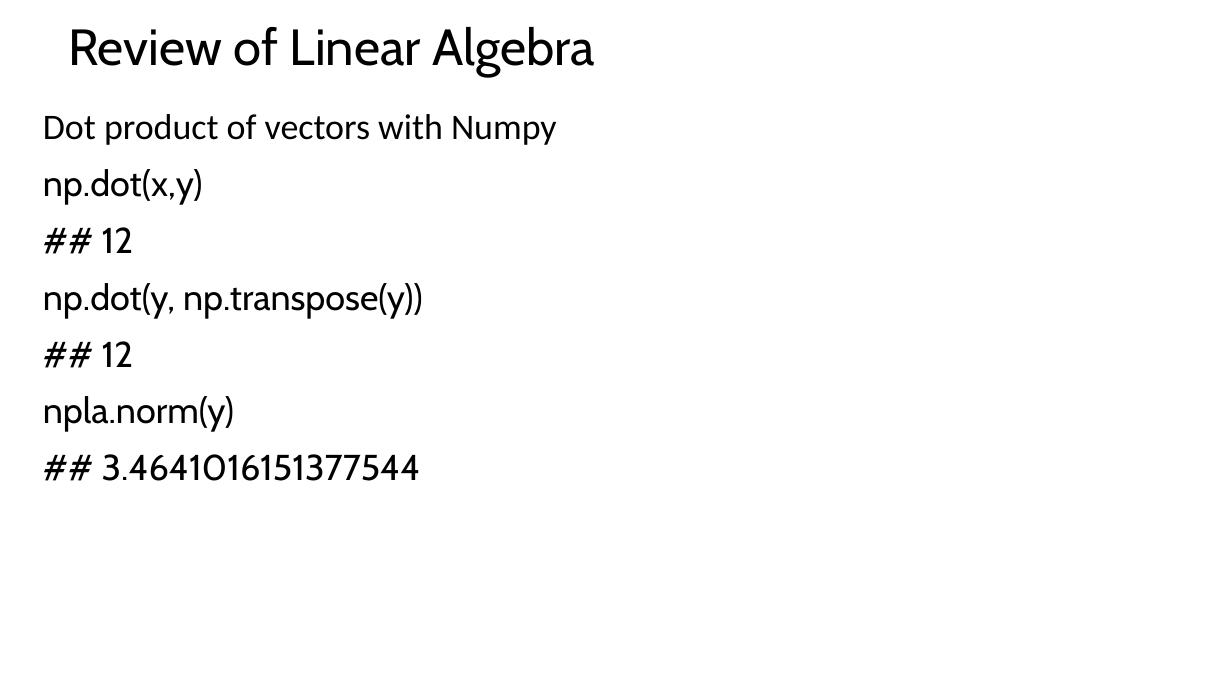
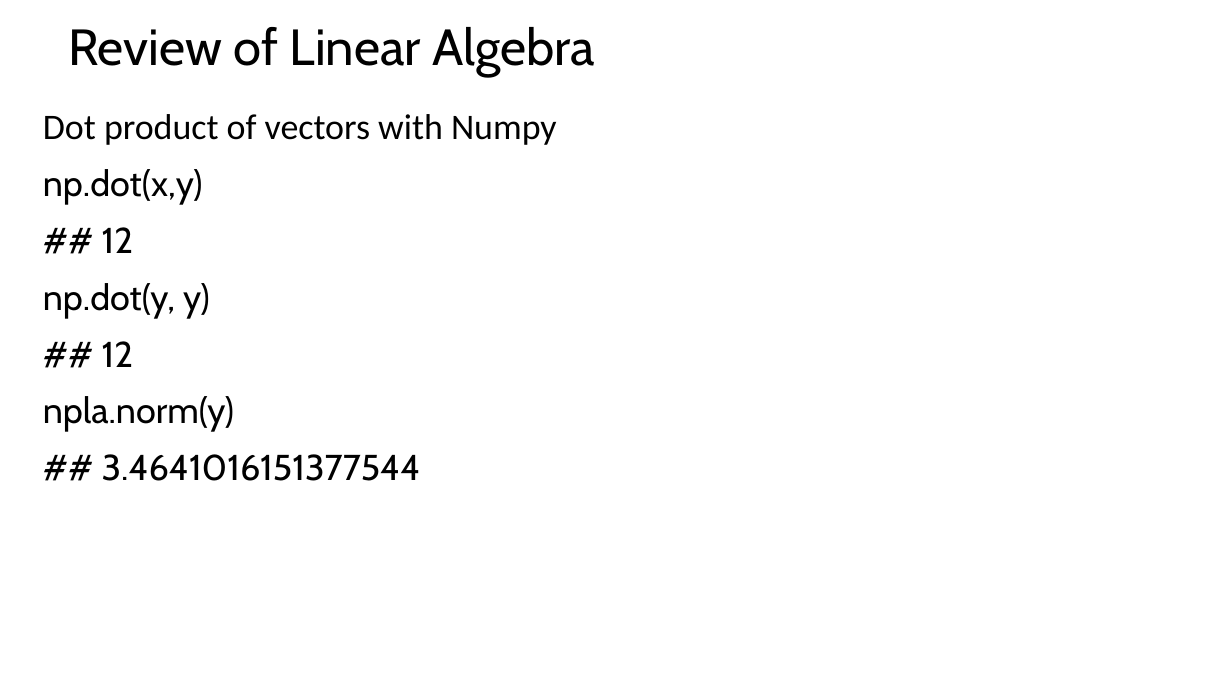
Before and after one commit to StephenElston/CSCI-E-108, a slide deck: slide 16 of SupplementaryMaterials/ReviewOfLinearAlgebra.pptx. Drawn at 1232x693 pixels with LibreOffice and Linux fonts; fonts in the diff are those of the drawing. Boxes give left, top, right and bottom in pixels: in the first picture for what was removed or moved away, otherwise in the second. Text is boxed around its words. In the diff, an @@ line names an element or a change of style, - is before the commit and + after.

Commit message:
Commit of updated slide deck

```diff
--- a/SupplementaryMaterials/ReviewOfLinearAlgebra.pptx
+++ b/SupplementaryMaterials/ReviewOfLinearAlgebra.pptx
@@ text at bbox=[43, 283, 210, 319]: text changed @@
-np.dot(y, np.transpose(y))
+np.dot(y, y)
```
Also in this commit, not shown: 6 slides added.
